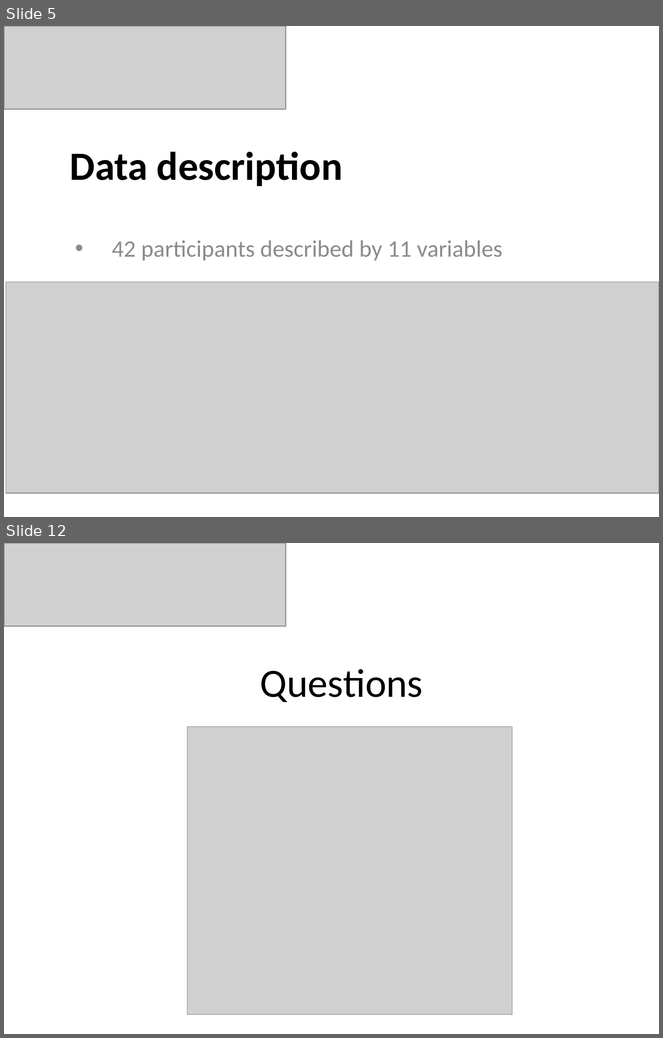
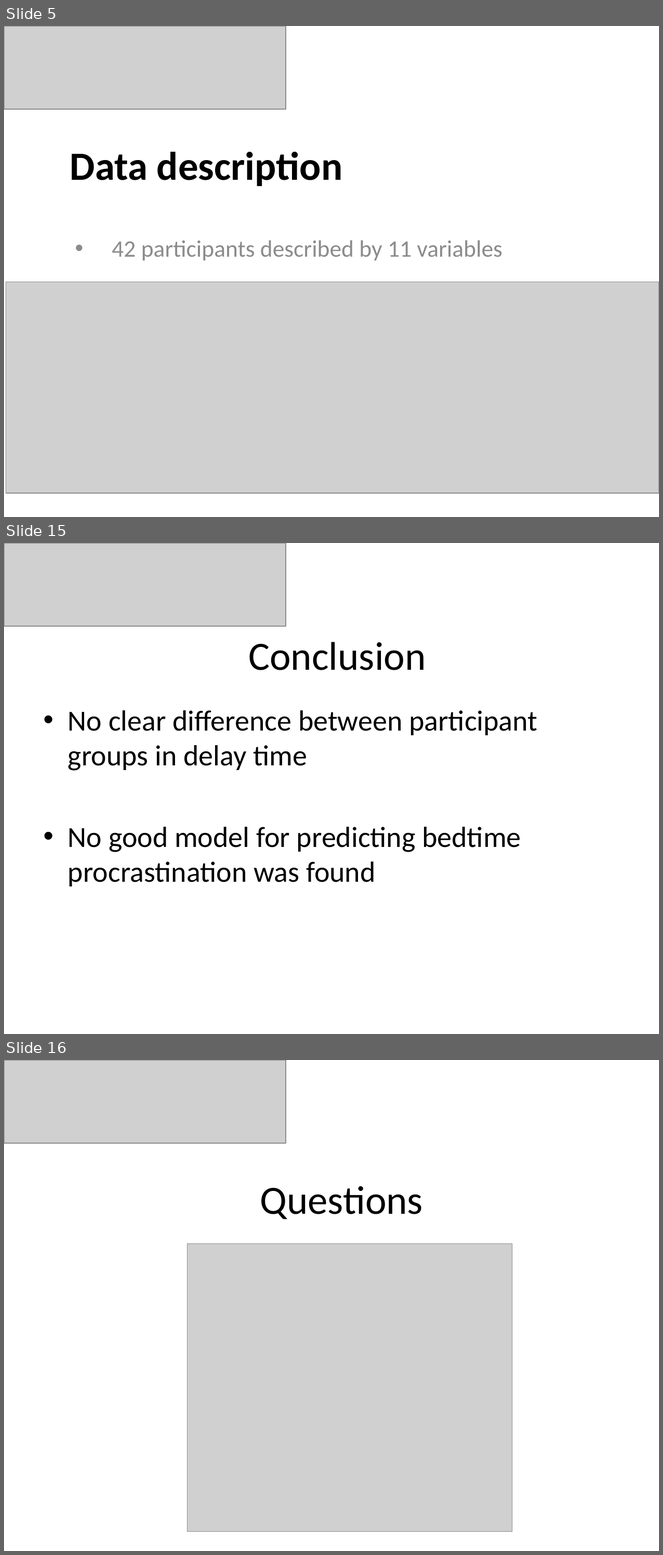
Before and after one commit to JesseSchouten/Project_Big_Data, a slide deck: Report/Presentation.pptx. Shown one above the other, each under a label of ours: slides 5 and 12 before the commit, slides 5, 15 and 16 after it; the slides between them are not shown. The pictures are 663x1038 and 663x1555 pixels, drawn with LibreOffice and Linux fonts; fonts in the diff are those of the drawing; grey boxes stand for pictures. Boxes give left, top, right and bottom in pixels: in the first picture for what was removed or moved away, otherwise in the second. Text is boxed around its words. In the diff, an @@ line names an element or a change of style, - is before the commit and + after.

```diff
--- a/Report/Presentation.pptx
+++ b/Report/Presentation.pptx
@@ slide 15 added at bbox=[4, 543, 659, 1034], background #FFFFFF @@
@@ picture added at bbox=[4, 543, 286, 626] @@
@@ title added at bbox=[248, 642, 426, 670], 44 pt, text #000000 @@
+Conclusion
@@ text added at bbox=[68, 710, 538, 887], 32 pt, text #000000 @@
+• No clear difference between participant groups in delay time
+• No good model for predicting bedtime procrastination was found
@@ what was slide 12 is now slide 16 @@
```
Also in this commit, not shown: 3 slides changed, 8 other slides added, 5 slides removed, 1 other file.
